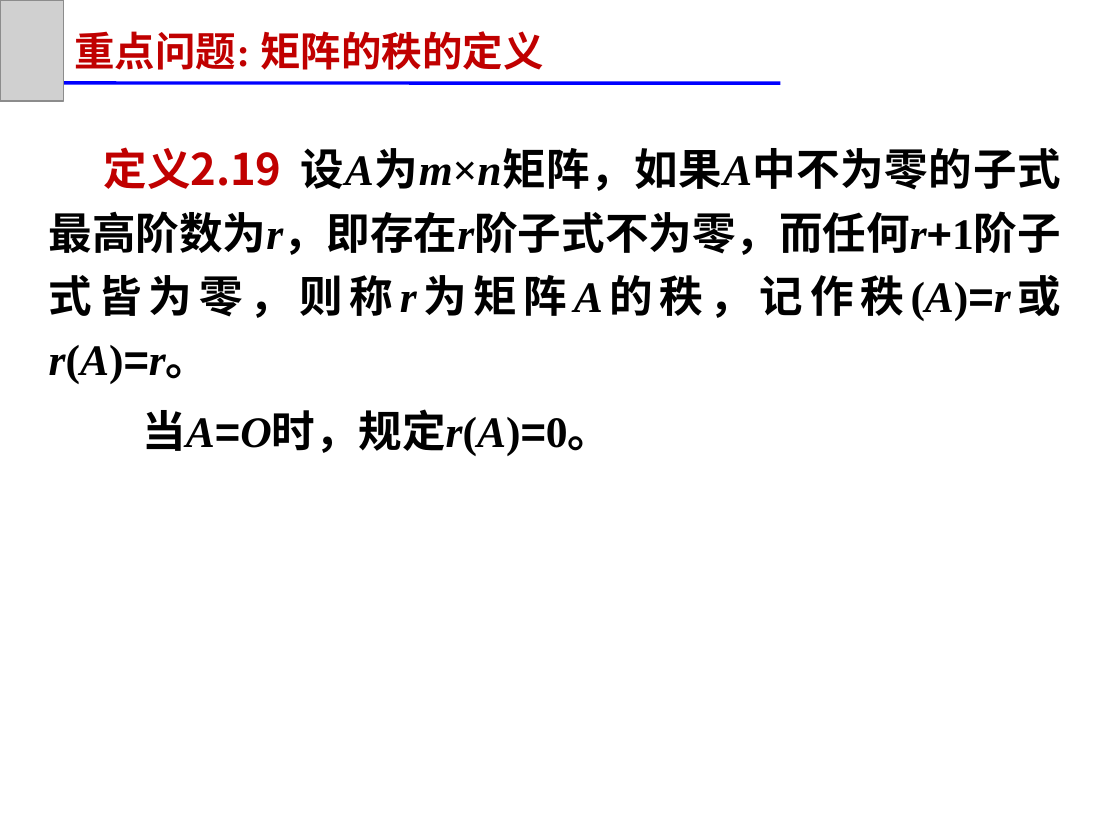
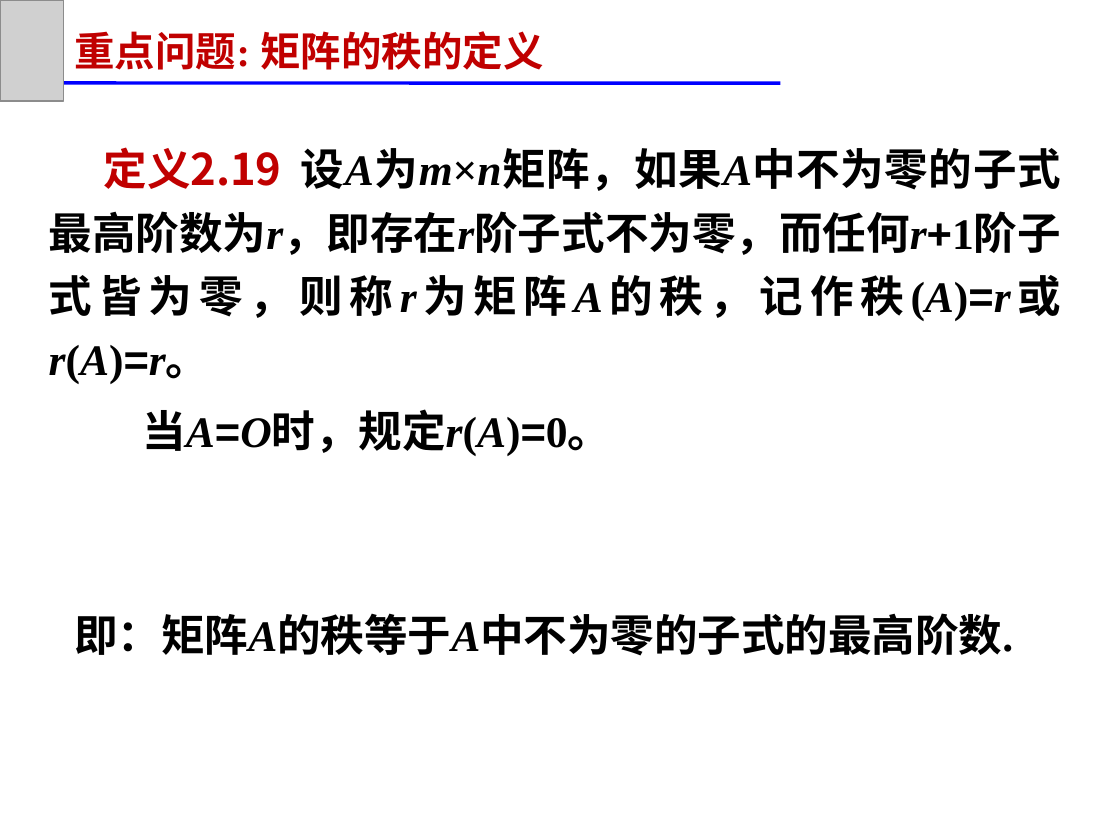
Before and after one commit to zeemeil/zeemeil.github.io, a slide deck: slide 9 of files/2025_2_LM/1104_0206.pptx (slide 6 before the commit). Drawn at 1120x840 pixels with LibreOffice and Linux fonts; fonts in the diff are those of the drawing; grey boxes stand for pictures. Boxes give left, top, right and bottom in pixels: in the first picture for what was removed or moved away, otherwise in the second. Text is boxed around its words. In the diff, an @@ line names an element or a change of style, - is before the commit and + after.

```diff
--- a/files/2025_2_LM/1104_0206.pptx
+++ b/files/2025_2_LM/1104_0206.pptx
@@ text added at [74,613,1013,656], 28 pt, text #000000, bold @@
+即：矩阵A的秩等于A中不为零的子式的最高阶数.
```
Also in this commit, not shown: 10 slides added, 1 slide removed, 10 other files.
